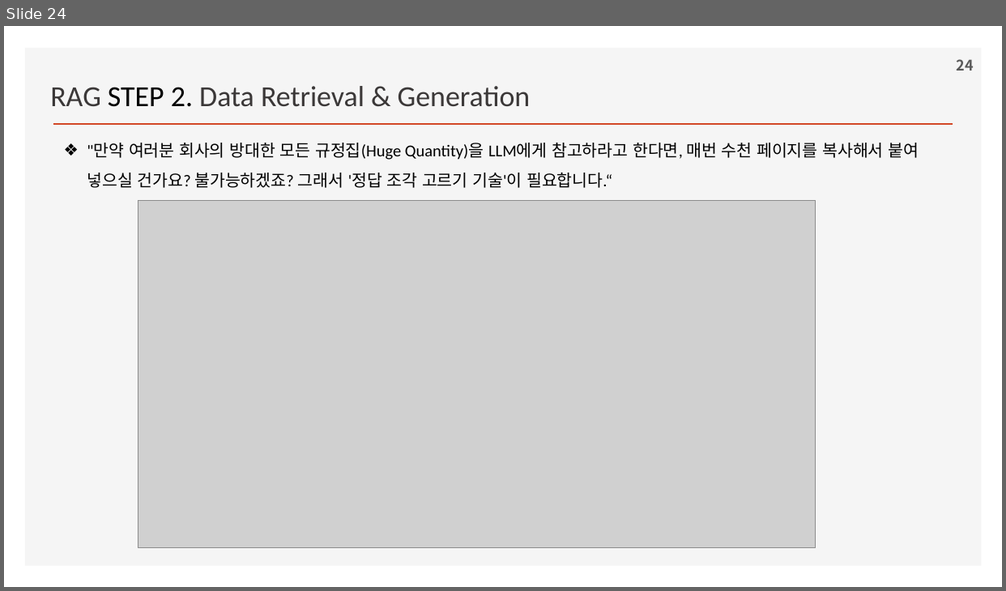
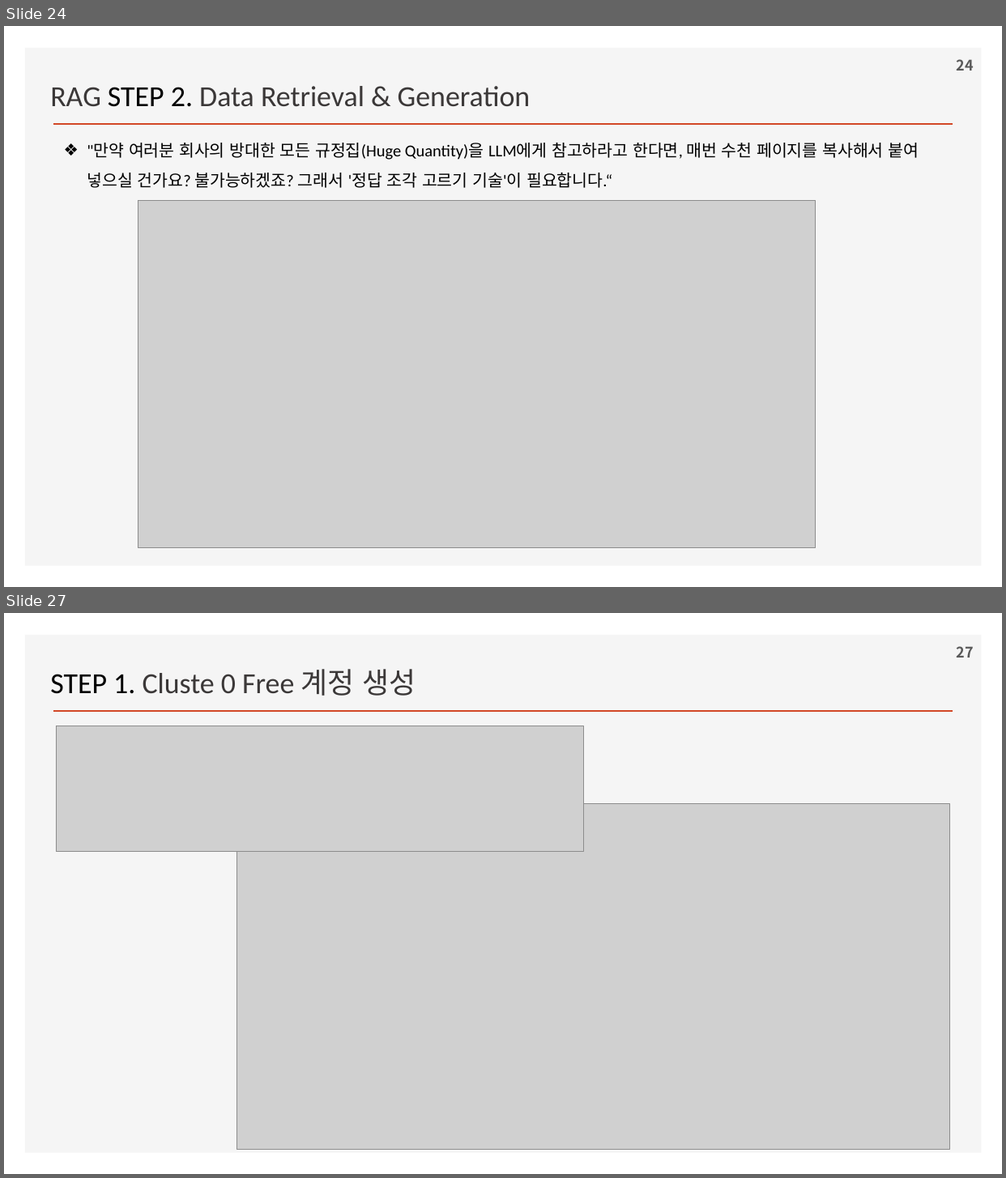
Before and after one commit to ancestor9/2026_Fall_Learning-Langchain-AI-Agent, a slide deck: ppts/CHAPTER 2 RAG Part I_Indexing Your Data.pptx. Shown one above the other, each under a label of ours: slide 24 before the commit, slides 24 and 27 after it; the slides between them are not shown. The pictures are 1006x591 and 1006x1178 pixels, drawn with LibreOffice and Linux fonts; fonts in the diff are those of the drawing; grey boxes stand for pictures; background and template pictures are left out. Boxes give left, top, right and bottom in pixels: in the first picture for what was removed or moved away, otherwise in the second. Text is boxed around its words. In the diff, an @@ line names an element or a change of style, - is before the commit and + after.

```diff
--- a/ppts/CHAPTER 2 RAG Part I_Indexing Your Data.pptx
+++ b/ppts/CHAPTER 2 RAG Part I_Indexing Your Data.pptx
@@ slide 27 added at [4,613,1002,1174], background #FFFFFF; not listed: 2 template elements that a slide beside it also shows @@
@@ page number added at [956,646,973,658], 14 pt, text #595959, bold @@
+27
@@ text added at [50,669,416,696], 28 pt, text #3B3838 @@
+STEP 1. Cluste 0 Free 계정 생성
@@ picture added at [57,726,583,852] @@
@@ picture added at [236,804,950,1150] @@
```
Also in this commit, not shown: 9 other slides added.
